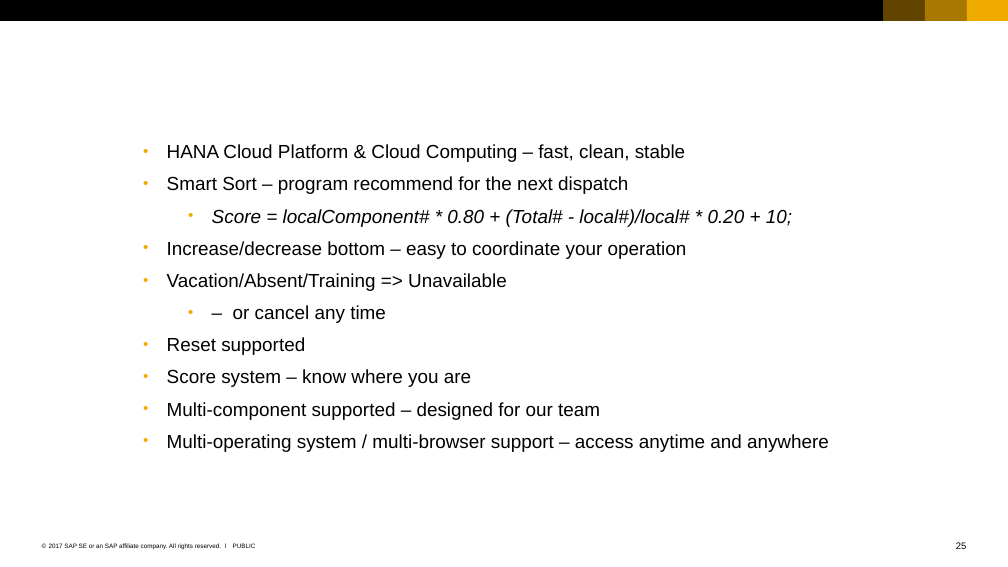
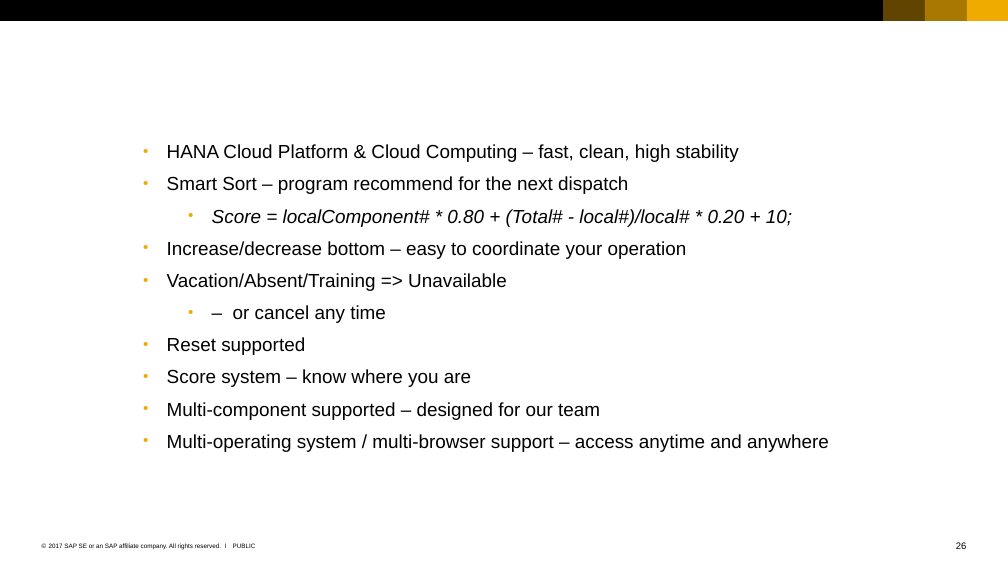
Before and after one commit to qianyilun/workload-calculator, a slide deck: slide 26 of SAP_2017_16x9_black_and_white.pptx (slide 25 before the commit). Drawn at 1008x567 pixels with LibreOffice and Linux fonts; fonts in the diff are those of the drawing. Boxes give left, top, right and bottom in pixels: in the first picture for what was removed or moved away, otherwise in the second. Text is boxed around its words. In the diff, an @@ line names an element or a change of style, - is before the commit and + after.

```diff
--- a/SAP_2017_16x9_black_and_white.pptx
+++ b/SAP_2017_16x9_black_and_white.pptx
@@ text at (x1=167, y1=144, x2=739, y2=162): text changed @@
-• HANA Cloud Platform & Cloud Computing – fast, clean, stable
+• HANA Cloud Platform & Cloud Computing – fast, clean, high stability
```
Also in this commit, not shown: 4 other slides changed, 1 slide added, 2 other files.
